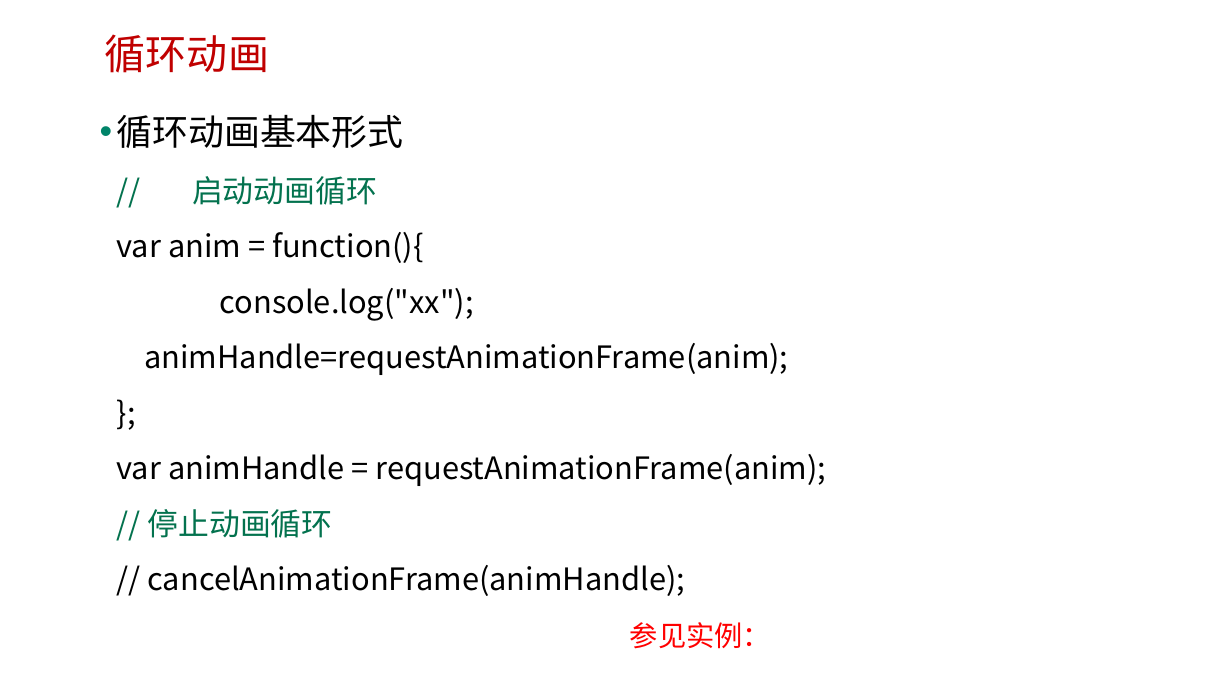
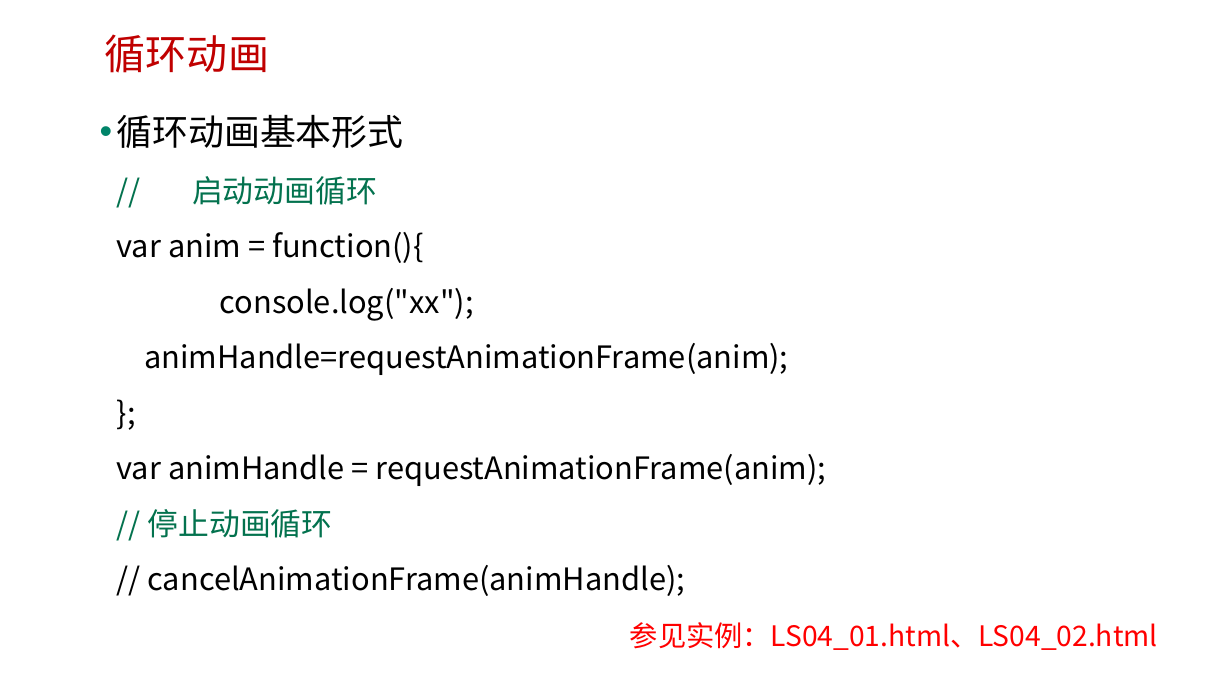
Before and after one commit to edu2act/course-H5-Animation-and-Game-Development, a slide deck: slide 6 of 课程PPT/（04）H5 Canvas动画.pptx. Drawn at 1232x693 pixels with LibreOffice and Linux fonts; fonts in the diff are those of the drawing; background and template pictures are left out. Boxes give left, top, right and bottom in pixels: in the first picture for what was removed or moved away, otherwise in the second. Text is boxed around its words. In the diff, an @@ line names an element or a change of style, - is before the commit and + after.

```diff
--- a/课程PPT/（04）H5 Canvas动画.pptx
+++ b/课程PPT/（04）H5 Canvas动画.pptx
@@ text at <box>630,622,1158,650</box>: text changed @@
-参见实例：
+参见实例：LS04_01.html、LS04_02.html
```
Also in this commit, not shown: 3 other slides changed.
